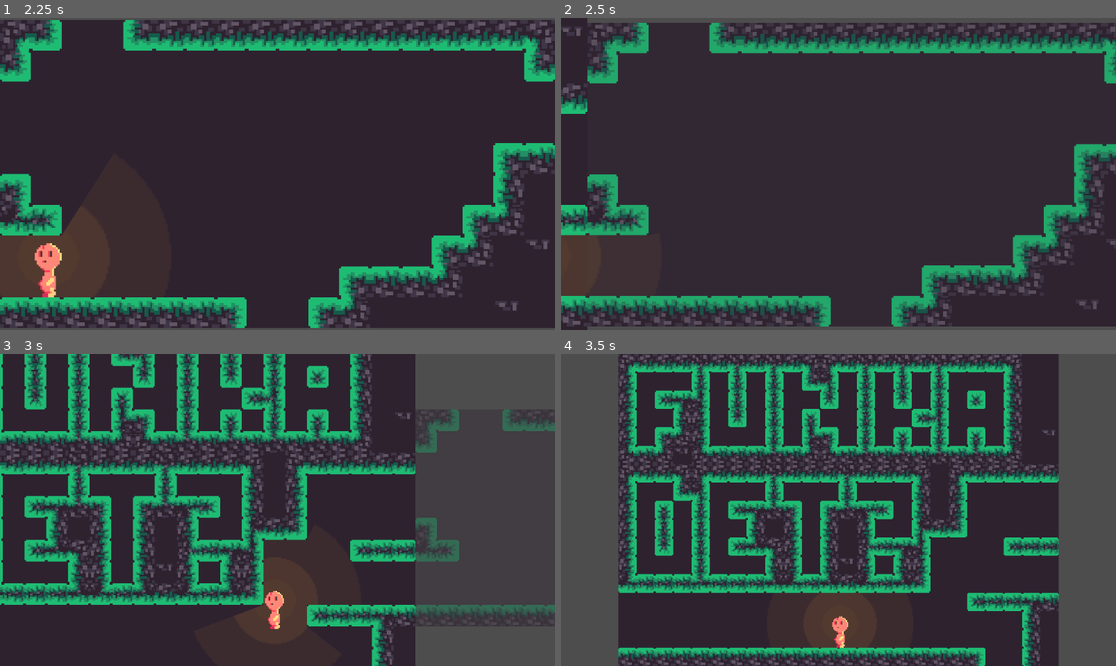
Above: before the commit, frames 1-4 (two rows, left to right).
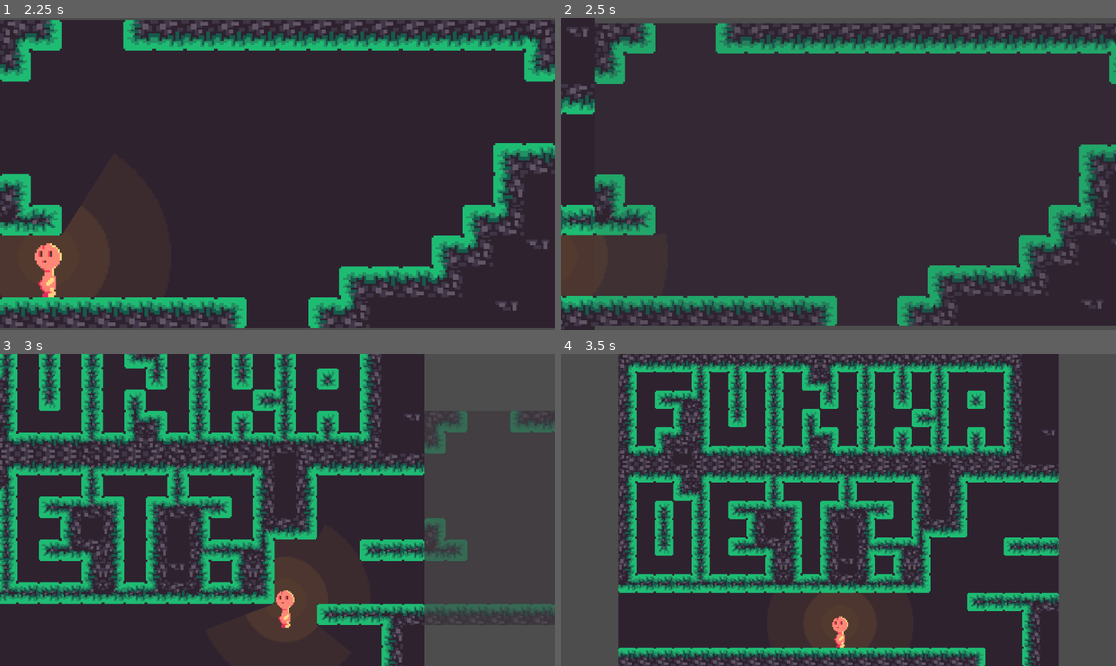
Above: after the commit, the same moments.

Repository: LucasKantola/Pirots-2-game-jam
Game: Godot game, scene res://Assets/Scenes/World.tscn
The game is run twice, just before and just after one commit, with the same random seed, the same clock (stepped at 60 frames per second) and the same inputs. This scene is started directly instead of the project's main scene.
Inputs:
- Up to frame 1 (2.25 s): hold Space (shoot) 0.53-1.28 s; hold W (up) 0.53-2.03 s; tap Space (shoot) at 1.35 s; hold A (left) from 2.03 s (still down); hold Space (shoot) from 2.03 s (still down)
- Up to frame 2 (2.5 s): keep holding A (left); keep holding Space (shoot)
- Up to frame 3 (3 s): keep holding A (left); release Space (shoot) at 2.78 s; tap Space (shoot) at 2.85 s
- Up to frame 4 (3.5 s): keep holding A (left)

Frame 1 is identical in both runs. In frame 2, 12% of the frame differs, in the area x 0-100%, y 0-100%; in frame 3, 31%; in frame 4, nothing differs.

Commit message:
Fix rooms generating over each other

Diff:
--- a/Assets/Scenes/Door.tscn
+++ b/Assets/Scenes/Door.tscn
@@ -10,13 +10,13 @@
 script = ExtResource("1_yfg6p")
 
 [node name="DoorArea" type="Area2D" parent="."]
-collision_layer = 0
-collision_mask = 2
+collision_layer = 4
+collision_mask = 6
 input_pickable = false
 
 [node name="CollisionShape2D" type="CollisionShape2D" parent="DoorArea"]
-position = Vector2(8, -16)
-shape = SubResource("RectangleShape2D_vyric")
+position = Vector2(7.2, -16)
+shape = SubResource("RectangleShape2D_374u8")
 debug_color = Color(0.96, 0.6, 0.26, 0.5)
 
 [connection signal="body_shape_entered" from="DoorArea" to="." method="_on_door_entered"]
--- a/Assets/Scripts/Door.gd
+++ b/Assets/Scripts/Door.gd
@@ -60,13 +60,13 @@
     var direction: Vector2
     match face:
         Face.LEFT:
-            direction = Vector2(-1, -1)
+            direction = Vector2(-.9, -1)
         Face.RIGHT:
-            direction = Vector2(1, -1)
+            direction = Vector2(.9, -1)
         Face.UP:
-            direction = Vector2(1, -1)
+            direction = Vector2(1, -.9)
         Face.DOWN:
-            direction = Vector2(1, 1)
+            direction = Vector2(1, .9)
     collision.position = direction * rect.extents
 
     # Set debug color
@@ -82,6 +82,17 @@
     if body.name == "Player":
         get_node("/root/World").exit_door($".")
 
+func check_for_destination() -> bool:
+    if destinationRoom and destinationDoor:
+        return true
+
+    for area in $DoorArea.get_overlapping_areas():
+        var parent = area.get_parent()
+        if parent is Door:
+            destinationDoor = parent
+            destinationRoom = parent.get_parent()
+            return true
+    return false
 
 enum Face {
     LEFT,
--- a/Assets/Scripts/World.gd
+++ b/Assets/Scripts/World.gd
@@ -19,12 +19,12 @@
     $MainCamera.snap_to_room()
 
 func enter_door(door: Door) -> void:
-    print("Entering room " + door.destinationScenePath)
+    print("\nEntering room " + door.destinationScenePath)
     # Create room if needed
-    var destinationExists: bool = not not door.destinationRoom
+    var destinationExists: bool = door.check_for_destination()
     if not destinationExists:
         print("Instantiating room")
-        createDoorDestination(door)
+        generate_door_destination(door)
     # Get destination door
     var destinationRoom = door.destinationRoom
     var destinationDoor = door.destinationDoor
@@ -35,7 +35,9 @@
     currentRoom = destinationRoom
     $MainCamera.targetRoom = currentRoom
 
-func createDoorDestination(door: Door) -> void:
+    print("Total rooms: %s" % $Rooms.get_children().size())
+
+func generate_door_destination(door: Door) -> void:
     # Intantiate scene
     var scene = load(door.destinationScenePath)
     if not scene is PackedScene:
--- a/project.godot
+++ b/project.godot
@@ -78,4 +78,6 @@
 
 [layer_names]
 
+2d_physics/layer_2="Player"
+2d_physics/layer_3="Doors"
 2d_physics/layer_32="Water Particle"
Not shown: 1 places in Assets/Scenes/Door.tscn that only renumber resources
